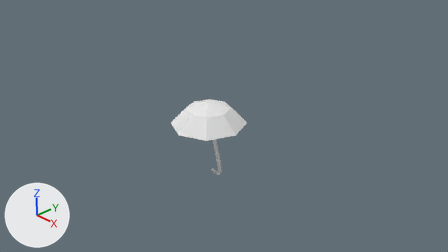
The Blender file Blender/zont.blend as it was, and as the next commit left it.
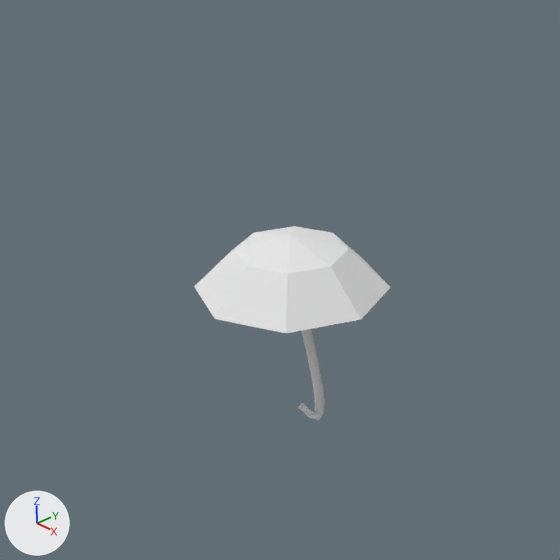
There are two pictures of each version: one from the file's camera 'Camera', one close up on the part from 21% to 70% of the width and 4% to 91% of the height. Lighting does not change. The marker at lower left points along +X, +Y and +Z.

Before the edit, the objects in view are built like this:
```python
mat_material_001 = diffuse_material('Material.001')
mat_material_001.base_color = (0.8, 0.8, 0.8)  # white #e7e7e7
me_sphere = bpy.data.meshes.new('Sphere')
me_sphere.from_pydata(...)  # 17 vertices, 16 faces; spans x -0.87..0.87, y -0.87..0.87, z 0.5..1.0
me_sphere.materials.append(mat_material_001)  # white #e7e7e7
cu_beziercurve = bpy.data.curves.new('BezierCurve', 'CURVE')
cu_beziercurve.dimensions = '3D'
_sp = cu_beziercurve.splines.new('BEZIER'); _sp.bezier_points.add(1)
_sp.bezier_points.foreach_set('co', [-0.8, 0.0273, 0.0132, 0.845, 0.0, -0.00741])
_sp.bezier_points.foreach_set('handle_left', [-0.551, 0.106, -0.251, 0.203, 0.0107, 0.000651])
_sp.bezier_points.foreach_set('handle_right', [-1.23, -0.108, 0.471, 1.487, -0.0107, -0.0155])
for _p, _l, _r in zip(_sp.bezier_points, ['ALIGNED', 'AUTO'], ['ALIGNED', 'AUTO']): _p.handle_left_type = _l; _p.handle_right_type = _r
_sp.order_u = 0
_sp.order_v = 0
cu_beziercurve.use_path = True
cu_beziercurve.use_path_clamp = True
cu_beziercurve.bevel_resolution = 3
cu_beziercurve.bevel_depth = 0.043
cu_beziercurve.fill_mode = 'HALF'
ob_beziercurve = bpy.data.objects.new('BezierCurve', cu_beziercurve)
ob_beziercurve.location = (0.037, -0.004, 0.128)
ob_beziercurve.rotation_euler = (3.142, -1.618, 0.0)  # degrees (180, -93, 0)
ob_beziercurve.scale = (1.0, 1.0, 1.07)
ob_sphere = bpy.data.objects.new('Sphere', me_sphere)
ob_sphere.location = (0.0, 0.0, 0.0)
```
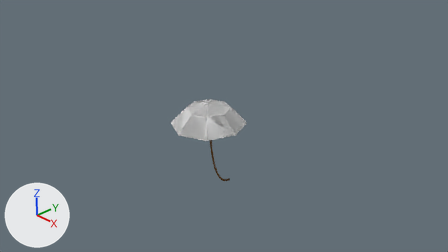
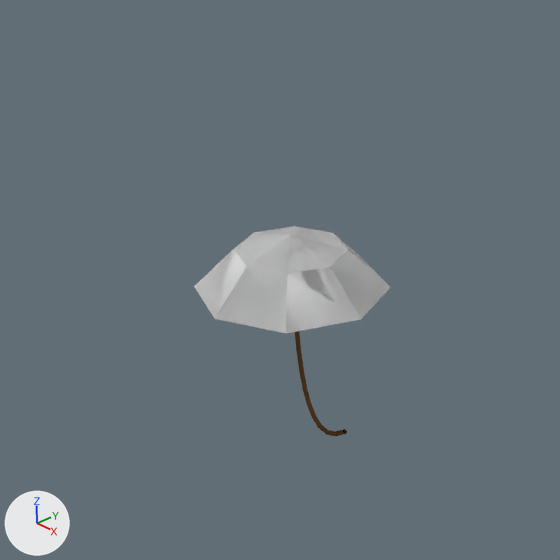
The change, as a diff of the scene's bpy script:
```diff
--- a/Blender/zont.blend.py
+++ b/Blender/zont.blend.py
@@ mat_material_001 @@
 mat_material_001 = diffuse_material('Material.001')
-mat_material_001.base_color = (0.8, 0.8, 0.8)  # white #e7e7e7
+mat_material_001.base_color = (0.142, 0.0712, 0.0241)  # brown #694b2b
@@ mat_material_002 @@
+mat_material_002 = diffuse_material('Material.002')
+mat_material_002.base_color = (0.8, 0.8, 0.8)  # white #e7e7e7
@@ me_sphere @@
 # used by ob_sphere; location = (0.0, 0.0, 0.0)
-me_sphere.from_pydata(...)  # 17 vertices, 16 faces; spans x -0.87..0.87, y -0.87..0.87, z 0.5..1.0
-me_sphere.materials.append(mat_material_001)  # white #e7e7e7
+me_sphere.from_pydata(...)  # 34 vertices, 32 faces; spans x -0.87..0.87, y -0.87..0.87, z 0.5..1.0
+# me_sphere part 1: a new loose piece of 17 vertices spanning x -0.87..0.87, y -0.87..0.87, z 0.5..1.0, in mat_material_002 (white #e7e7e7)
+me_sphere.materials.append(mat_material_002)  # white #e7e7e7
@@ cu_beziercurve @@
 _sp = cu_beziercurve.splines.new('BEZIER'); _sp.bezier_points.add(1)
-_sp.bezier_points.foreach_set('co', [-0.8, 0.0273, 0.0132, 0.845, 0.0, -0.00741])
-_sp.bezier_points.foreach_set('handle_left', [-0.551, 0.106, -0.251, 0.203, 0.0107, 0.000651])
-_sp.bezier_points.foreach_set('handle_right', [-1.23, -0.108, 0.471, 1.487, -0.0107, -0.0155])
-for _p, _l, _r in zip(_sp.bezier_points, ['ALIGNED', 'AUTO'], ['ALIGNED', 'AUTO']): _p.handle_left_type = _l; _p.handle_right_type = _r
+_sp.bezier_points.foreach_set('co', [-0.664, -0.113, 0.0, 1.0, 0.0, 0.0])
+_sp.bezier_points.foreach_set('handle_left', [-0.427, -0.715, 0.0, 0.0529, 0.321, 0.0])
+_sp.bezier_points.foreach_set('handle_right', [-0.923, 0.545, 0.0, 1.946, -0.32, 0.0])
+for _p, _l, _r in zip(_sp.bezier_points, ['ALIGNED', 'ALIGNED'], ['ALIGNED', 'ALIGNED']): _p.handle_left_type = _l; _p.handle_right_type = _r
 _sp.order_u = 0
 _sp.order_v = 0
+cu_beziercurve.materials.append(mat_material_001)  # brown #694b2b
 cu_beziercurve.use_path = True
@@ cu_beziercurve @@
 cu_beziercurve.bevel_resolution = 3
-cu_beziercurve.bevel_depth = 0.043
-cu_beziercurve.fill_mode = 'HALF'
+cu_beziercurve.bevel_depth = 0.022
+cu_beziercurve.fill_mode = 'FULL'
@@ ob_beziercurve @@
 ob_beziercurve = bpy.data.objects.new('BezierCurve', cu_beziercurve)
-ob_beziercurve.location = (0.037, -0.004, 0.128)
-ob_beziercurve.rotation_euler = (3.142, -1.618, 0.0)  # degrees (180, -93, 0)
+ob_beziercurve.location = (0.323, 0.017, -0.121)
+ob_beziercurve.rotation_euler = (1.571, -1.896, 0.0)  # degrees (90, -109, 0)
 ob_beziercurve.scale = (1.0, 1.0, 1.07)
```

Pixel boxes [x1, y1, x2, y2] of what changed, in the close-ups (560 x 560 px):
'Sphere', recoloured
    both: [194, 226, 390, 333]
'BezierCurve', recoloured, reshaped, moved, turned
    before: [298, 329, 325, 420]
    after: [295, 331, 347, 436]
part 1 of me_sphere, added
    after: [194, 226, 390, 333]
